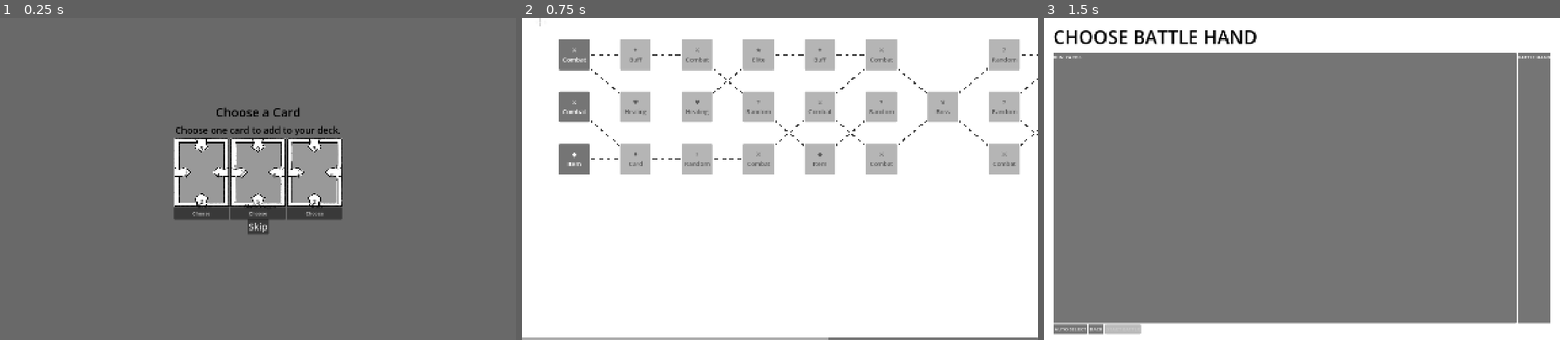
Above: before the commit, frames 1-3 (left to right).
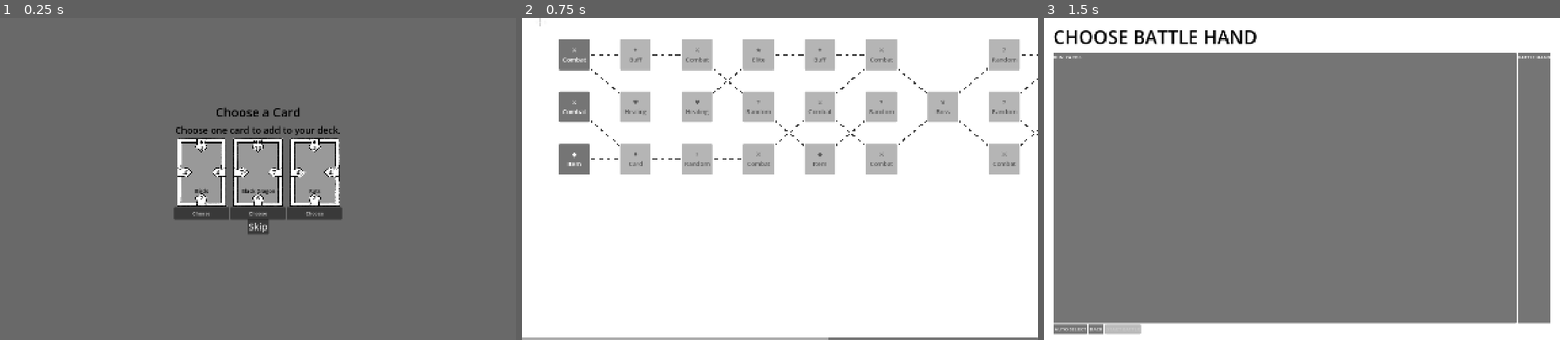
Above: after the commit, the same moments.

Repository: PixtoltheMaker/single-player-design-team-2-game
Game: Godot game, scene res://GameManager/Map/rooms/card/card_room.tscn
The game is run twice, just before and just after one commit, with the same random seed, the same clock (stepped at 60 frames per second) and the same inputs. This scene is started directly instead of the project's main scene. Sound files missing from this copy of the repository are replaced by a short silence.
Inputs:
- Up to frame 1 (0.25 s): no input
- Up to frame 2 (0.75 s): click "Choose" at 0.5 s
- Up to frame 3 (1.5 s): click "⚔ Combat" at 1.25 s

The runs differ from the first frame. In frame 1, 2.2% of the frame differs, in the area x 33-67%, y 37-59%; in frame 2, nothing differs; in frame 3, nothing differs.

Commit message:
update11

Diff:
--- a/GameManager/Board/game.gd
+++ b/GameManager/Board/game.gd
@@ -470,7 +470,6 @@
 				best_slot = slot
 	if best_card != null and best_slot != null:
 		place_card(best_card, best_slot)
-
 	finish_turn()
 
 
@@ -717,10 +716,8 @@
 	print("Enemy combat bonus: ", enemy_combat_value_bonus)
 
 
-func get_card_attack_power(card: GameCard, direction: String) -> int:
-	if card == null:
-		return 0
-	if card.data == null:
+func get_card_attack_power(card: GameCard, direction: String, enemy_card: GameCard = null) -> int:
+	if card == null or card.data == null:
 		return 0
 	var power: int = 0
 	match direction:
@@ -740,9 +737,10 @@
 			power += 2
 	if card.owner_id == PLAYER:
 		if RunManager.has_item("war_blade"):
-			var enemy_count: int = count_adjacent_enemies(card)
+			var enemy_count := count_adjacent_enemies(card)
 			if enemy_count >= 2:
 				power += 1
+	power += get_mythic_attack_bonus(card, enemy_card)
 	return power
 
 
@@ -924,9 +922,35 @@
 			menu.show_game_over(reason)
 
 
-
-
-
+func is_mythic(card: GameCard) -> bool:
+	if card == null or card.data == null:
+		return false
+	return card.data.rarity == CardData.Rarity.MYTHIC
+
+
+func get_mythic_attack_bonus(card: GameCard, enemy_card: GameCard) -> int:
+	if not is_mythic(card):
+		return 0
+	match card.data.mythic_ability:
+		"Dragon_Fury":
+			return 2
+		"Blood_Hunt":
+			if enemy_card != null:
+				var enemy_power: int = maxi(
+					enemy_card.data.up,
+					maxi(
+						enemy_card.data.right,
+						maxi(
+							enemy_card.data.down,
+							enemy_card.data.left
+						)
+					)
+				)
+				if enemy_power >= 7:
+					return 1
+		_:
+			return 0
+	return 0
 
 
 
--- a/GameManager/Card/CardData.gd
+++ b/GameManager/Card/CardData.gd
@@ -1,12 +1,25 @@
 class_name CardData
 extends Resource
+
+enum Rarity {
+	NORMAL,
+	RARE,
+	MYTHIC
+}
 
 @export_category("Card Information")
 @export var card_name: String = "Card"
 @export var artwork: Texture2D
+
+@export_category("Rarity")
+@export var rarity: Rarity = Rarity.NORMAL
 
 @export_category("Card Values")
 @export_range(1, 10) var up: int = 1
 @export_range(1, 10) var right: int = 1
 @export_range(1, 10) var down: int = 1
 @export_range(1, 10) var left: int = 1
+
+@export_category("Mythic Ability")
+@export var mythic_ability: String = ""
+@export_multiline var mythic_description: String = ""
--- /dev/null
+++ b/GameManager/Card/CardVariantGenerator.gd
@@ -0,0 +1,49 @@
+class_name CardVariantGenerator
+extends RefCounted
+
+
+static func create_variant(card_path: String, rarity: CardData.Rarity) -> CardData:
+	var original_card: CardData = load(card_path) as CardData
+	if original_card == null:
+		return null
+	var card: CardData = original_card.duplicate() as CardData
+	card.rarity = rarity
+	match rarity:
+		CardData.Rarity.NORMAL:
+			pass
+		CardData.Rarity.RARE:
+			card.up = mini(card.up + 1, 10)
+			card.right = mini(card.right + 1, 10)
+			card.down = mini(card.down + 1, 10)
+			card.left = mini(card.left + 1, 10)
+		CardData.Rarity.MYTHIC:
+			card.up = mini(card.up + 2, 10)
+			card.right = mini(card.right + 2, 10)
+			card.down = mini(card.down + 2, 10)
+			card.left = mini(card.left + 2, 10)
+			apply_mythic_ability(card)
+	return card
+
+
+static func apply_mythic_ability(card: CardData) -> void:
+	var abilities: Array[Dictionary] = [
+		{
+			"id": "Dragon_Fury",
+			"description": "Gain +2 attack when capturing an enemy card."
+		},
+		{
+			"id": "Blood_Hunt",
+			"description": "Gain +1 attack against powerful enemy cards."
+		},
+		{
+			"id": "Petrify",
+			"description": "The first card captured by this card cannot recapture."
+		},
+		{
+			"id": "Divine_Shield",
+			"description": "Survive the first capture against this card."
+		}
+	]
+	var ability: Dictionary = abilities.pick_random()
+	card.mythic_ability = str(ability["id"])
+	card.mythic_description = str(ability["description"])
--- a/GameManager/Card/Type/dragons/BlackDragon.tres
+++ b/GameManager/Card/Type/dragons/BlackDragon.tres
@@ -4,7 +4,7 @@
 
 [resource]
 script = ExtResource("1_sorgt")
-card_name = "BlackDragon"
+card_name = "Black Dragon"
 up = 9
 right = 6
 down = 5
--- a/GameManager/Card/Type/plants/Mandrake.tres
+++ b/GameManager/Card/Type/plants/Mandrake.tres
@@ -6,7 +6,7 @@
 script = ExtResource("1_6ildb")
 card_name = "Mandrake"
 up = 4
-right = 5
-down = 7
-left = 3
+right = 7
+down = 6
+left = 7
 metadata/_custom_type_script = "uid://b20o6xviyx7dm"
--- a/GameManager/Card/card.gd
+++ b/GameManager/Card/card.gd
@@ -15,6 +15,7 @@
 @onready var down_value: Label = $DownValue
 @onready var left_value: Label = $LeftValue
 @onready var name_label: Label = $NameLabel
+@onready var rarity_label: Label = $RarityLabel
 
 
 func _ready() -> void:
@@ -37,6 +38,8 @@
 	down_value.text = str(data.down)
 	left_value.text = str(data.left)
 	artwork.texture = data.artwork
+	rarity_label.text = get_rarity_symbol()
+	rarity_label.modulate = get_rarity_color()
 
 
 func set_card_owner(new_owner: int) -> void:
@@ -51,7 +54,30 @@
 		modulate = Color(1.0, 0.7, 0.7)
 
 
+func get_rarity_symbol() -> String:
+	if data == null:
+		return "◆"
+	match data.rarity:
+		CardData.Rarity.NORMAL:
+			return "◆"
+		CardData.Rarity.RARE:
+			return "◆◆"
+		CardData.Rarity.MYTHIC:
+			return "◆◆◆"
+	return "◆"
 
+
+func get_rarity_color() -> Color:
+	if data == null:
+		return Color.WHITE
+	match data.rarity:
+		CardData.Rarity.NORMAL:
+			return Color(0.8, 0.8, 0.8)
+		CardData.Rarity.RARE:
+			return Color(0.3, 0.6, 1.0)
+		CardData.Rarity.MYTHIC:
+			return Color(0.8, 0.3, 1.0)
+	return Color.WHITE
 
 
 
--- a/GameManager/Card/card.tscn
+++ b/GameManager/Card/card.tscn
@@ -11,6 +11,7 @@
 
 [node name="card" type="Control" unique_id=953183884]
 custom_minimum_size = Vector2(160, 220)
+custom_maximum_size = Vector2(160, 220)
 layout_mode = 3
 anchors_preset = 15
 anchor_right = 1.0
@@ -61,13 +62,26 @@
 expand_mode = 1
 stretch_mode = 5
 
+[node name="RarityLabel" type="Label" parent="." unique_id=1194429992]
+z_index = 1
+layout_mode = 0
+offset_left = 46.0
+offset_top = -4.0
+offset_right = 116.0
+offset_bottom = 24.0
+theme_override_colors/font_color = Color(0, 0, 0, 1)
+theme_override_font_sizes/font_size = 16
+text = "N"
+horizontal_alignment = 1
+vertical_alignment = 1
+
 [node name="UpValue" type="Label" parent="." unique_id=1294770993]
 z_index = 1
 layout_mode = 0
-offset_left = 77.0
-offset_top = 17.0
-offset_right = 103.0
-offset_bottom = 45.0
+offset_left = 67.0
+offset_top = 15.0
+offset_right = 93.0
+offset_bottom = 43.0
 theme_override_colors/font_color = Color(0, 0, 0, 1)
 theme_override_font_sizes/font_size = 20
 text = "10"
@@ -76,10 +90,10 @@
 
 [node name="LeftValue" type="Label" parent="." unique_id=1461346970]
 layout_mode = 0
-offset_left = 23.0
-offset_top = 106.0
-offset_right = 51.0
-offset_bottom = 134.0
+offset_left = 13.0
+offset_top = 96.0
+offset_right = 41.0
+offset_bottom = 124.0
 theme_override_colors/font_color = Color(0, 0, 0, 1)
 theme_override_font_sizes/font_size = 20
 text = "8"
@@ -88,10 +102,10 @@
 
 [node name="RightValue" type="Label" parent="." unique_id=158653125]
 layout_mode = 0
-offset_left = 130.0
-offset_top = 105.0
-offset_right = 158.0
-offset_bottom = 133.0
+offset_left = 119.0
+offset_top = 96.0
+offset_right = 147.0
+offset_bottom = 124.0
 theme_override_colors/font_color = Color(0, 0, 0, 1)
 theme_override_font_sizes/font_size = 20
 text = "7"
@@ -100,10 +114,10 @@
 
 [node name="DownValue" type="Label" parent="." unique_id=1919193165]
 layout_mode = 0
-offset_left = 78.0
-offset_top = 191.0
-offset_right = 103.0
-offset_bottom = 219.0
+offset_left = 68.0
+offset_top = 179.0
+offset_right = 93.0
+offset_bottom = 207.0
 theme_override_colors/font_color = Color(0, 0, 0, 1)
 theme_override_font_sizes/font_size = 20
 text = "6"
@@ -112,10 +126,10 @@
 
 [node name="NameLabel" type="Label" parent="." unique_id=1529218321]
 layout_mode = 0
-offset_left = 13.0
-offset_top = 205.0
-offset_right = 182.0
-offset_bottom = 233.0
+offset_left = 1.0
+offset_top = 155.0
+offset_right = 160.0
+offset_bottom = 183.0
 theme_override_colors/font_color = Color(0, 0, 0, 1)
 theme_override_font_sizes/font_size = 17
 text = "RED DRAGON"
--- /dev/null
+++ b/GameManager/Card/card_variant.gd
@@ -0,0 +1,14 @@
+class_name CardVariant
+extends RefCounted
+
+var card_path: String = ""
+
+var rarity: CardData.Rarity = CardData.Rarity.NORMAL
+
+var up: int = 1
+var right: int = 1
+var down: int = 1
+var left: int = 1
+
+var mythic_ability: String = ""
+var mythic_description: String = ""
--- a/GameManager/Map/rooms/card/card_room.gd
+++ b/GameManager/Map/rooms/card/card_room.gd
@@ -50,16 +50,73 @@
 func generate_card_choices() -> void:
 	offered_cards.clear()
 	offered_card_paths.clear()
-	var available_pool := card_pool.duplicate()
+	var available_pool: Array[String] = card_pool.duplicate()
 	available_pool.shuffle()
 	var amount: int = min(3, available_pool.size())
 	for i in range(amount):
 		var card_path: String = available_pool[i]
-		var card_data: CardData = load(card_path)
-		if card_data != null:
-			offered_cards.append(card_data)
-			offered_card_paths.append(card_path)
+		var original_card := load(card_path) as CardData
+		if original_card == null:
+			continue
+		var card_data := original_card.duplicate() as CardData
+		card_data.rarity = roll_rarity()
+		apply_rarity_bonus(card_data)
+		offered_cards.append(card_data)
+		offered_card_paths.append(card_path)
 	create_choice_buttons()
+
+
+func roll_rarity() -> CardData.Rarity:
+	var roll: float = randf()
+	if roll < 0.70:
+		return CardData.Rarity.NORMAL
+	if roll < 0.95:
+		return CardData.Rarity.RARE
+	return CardData.Rarity.MYTHIC
+
+
+func apply_rarity_bonus(card_data: CardData) -> void:
+	if card_data == null:
+		return
+	match card_data.rarity:
+		CardData.Rarity.NORMAL:
+			pass
+		CardData.Rarity.RARE:
+			card_data.up = mini(card_data.up + 1, 10)
+			card_data.right = mini(card_data.right + 1, 10)
+			card_data.down = mini(card_data.down + 1, 10)
+			card_data.left = mini(card_data.left + 1, 10)
+		CardData.Rarity.MYTHIC:
+			card_data.up = mini(card_data.up + 2, 10)
+			card_data.right = mini(card_data.right + 2, 10)
+			card_data.down = mini(card_data.down + 2, 10)
+			card_data.left = mini(card_data.left + 2, 10)
+			apply_random_mythic_ability(card_data)
+
+
+func apply_random_mythic_ability(card_data: CardData) -> void:
+	var abilities: Array[Dictionary] = [
+		{
+			"id": "Dragon_Fury",
+			"description": "Gain +2 attack when capturing an enemy card."
+		},
+		{
+			"id": "Blood_Hunt",
+			"description": "Gain +1 attack against powerful enemy cards."
+		},
+		{
+			"id": "Petrify",
+			"description": "The first card captured by this card cannot recapture."
+		},
+		{
+			"id": "Divine_Shield",
+			"description": "Survive the first capture against this card."
+		}
+	]
+	var ability: Dictionary = abilities.pick_random()
+	card_data.mythic_ability = ability["id"]
+	card_data.mythic_description = ability["description"]
+
 
 func create_choice_buttons() -> void:
 	for child in card_choices.get_children():
@@ -91,9 +148,8 @@
 		return
 	var selected_path: String = offered_card_paths[index]
 	var selected_card: CardData = offered_cards[index]
-	print("Selected card: ", selected_card.card_name)
-	RunManager.player_cards.append(selected_path)
-	RunManager.unlock_card(selected_path)
+	print("Selected card: ", selected_card.card_name, " | Rarity: ", selected_card.rarity)
+	RunManager.add_card_variant(selected_path, selected_card.rarity, selected_card)
 	finish_card_room()
 
 
--- a/GameManager/run_manager.gd
+++ b/GameManager/run_manager.gd
@@ -16,6 +16,8 @@
 var current_room_id: int = -1
 var selected_room_id: int = -1
 var map_data: Array[Dictionary] = []
+
+var card_collection_variants: Array[Dictionary] = []
 
 var player_health: int = 5
 var player_max_health: int = 5
@@ -190,12 +192,9 @@
 
 func save_card_collection() -> void:
 	var config := ConfigFile.new()
-	config.set_value("collection", "unlocked_cards", card_collection)
-	config.set_value("deck", "selected_cards", saved_deck)
-	var error: Error = config.save(COLLECTION_SAVE_PATH)
-	if error != OK:
-		push_error("Failed to save card data. Error: " + str(error))
-		return
+	config.set_value("collection", "cards", card_collection)
+	config.set_value("collection", "card_variants", card_collection_variants)
+	config.save("user://collection.cfg")
 	print("Card collection and deck saved.")
 
 
@@ -214,6 +213,12 @@
 			if card_path is String:
 				card_collection.append(String(card_path))
 	print("Loaded ", card_collection.size(), " unlocked cards.")
+	var saved_variants: Variant = config.get_value("collection", "card_variants", [])
+	card_collection_variants.clear()
+	if saved_variants is Array:
+		for entry: Variant in saved_variants:
+			if entry is Dictionary:
+				card_collection_variants.append(entry)
 	var saved_deck_data: Variant = config.get_value("deck", "selected_cards", [])
 	saved_deck.clear()
 	if saved_deck_data is Array:
@@ -386,7 +391,24 @@
 	return false
 
 
-
+func add_card_variant(card_path: String, rarity: CardData.Rarity, card_data: CardData) -> void:
+	if card_path.is_empty():
+		return
+	# Make sure the collection array exists.
+	if not "card_collection_variants" in self:
+		push_error("card_collection_variants is missing from RunManager.")
+		return
+	var variant: Dictionary = {"rarity": int(rarity)}
+	# Prevent duplicate copies of the same card rarity.
+	for existing: Dictionary in card_collection_variants:
+		var existing_path: String = str(existing.get("path", ""))
+		var existing_rarity: int = int(existing.get("rarity", 0))
+		if existing_path == card_path and existing_rarity == int(rarity):
+			print("Already own: ", card_data.card_name, " - rarity ", rarity)
+			return
+	card_collection_variants.append(variant)
+	save_card_collection()
+	print("Added card variant: ", card_data.card_name, " | Rarity: ", rarity)
 
 
 
--- /dev/null
+++ b/default_bus_layout.tres
@@ -0,0 +1,15 @@
+[gd_resource type="AudioBusLayout" format=3 uid="uid://cbfcnp48rjwvp"]
+
+[resource]
+bus/1/name = &"Music"
+bus/1/solo = false
+bus/1/mute = false
+bus/1/bypass_fx = false
+bus/1/volume_db = 0.0
+bus/1/send = &"Master"
+bus/2/name = &"SFX"
+bus/2/solo = false
+bus/2/mute = false
+bus/2/bypass_fx = false
+bus/2/volume_db = 0.0
+bus/2/send = &"Master"
--- a/project.godot
+++ b/project.godot
@@ -13,6 +13,10 @@
 config/name="Delver's Gambit"
 run/main_scene="uid://dveb0xx8ynk8q"
 config/features=PackedStringArray("4.7", "Forward Plus")
+
+[audio]
+
+buses/default_bus_layout="uid://cbfcnp48rjwvp"
 
 [autoload]
 
Not shown, added: GameManager/Card/CardVariantGenerator.gd.uid
Not shown, added: GameManager/Card/card_variant.gd.uid
